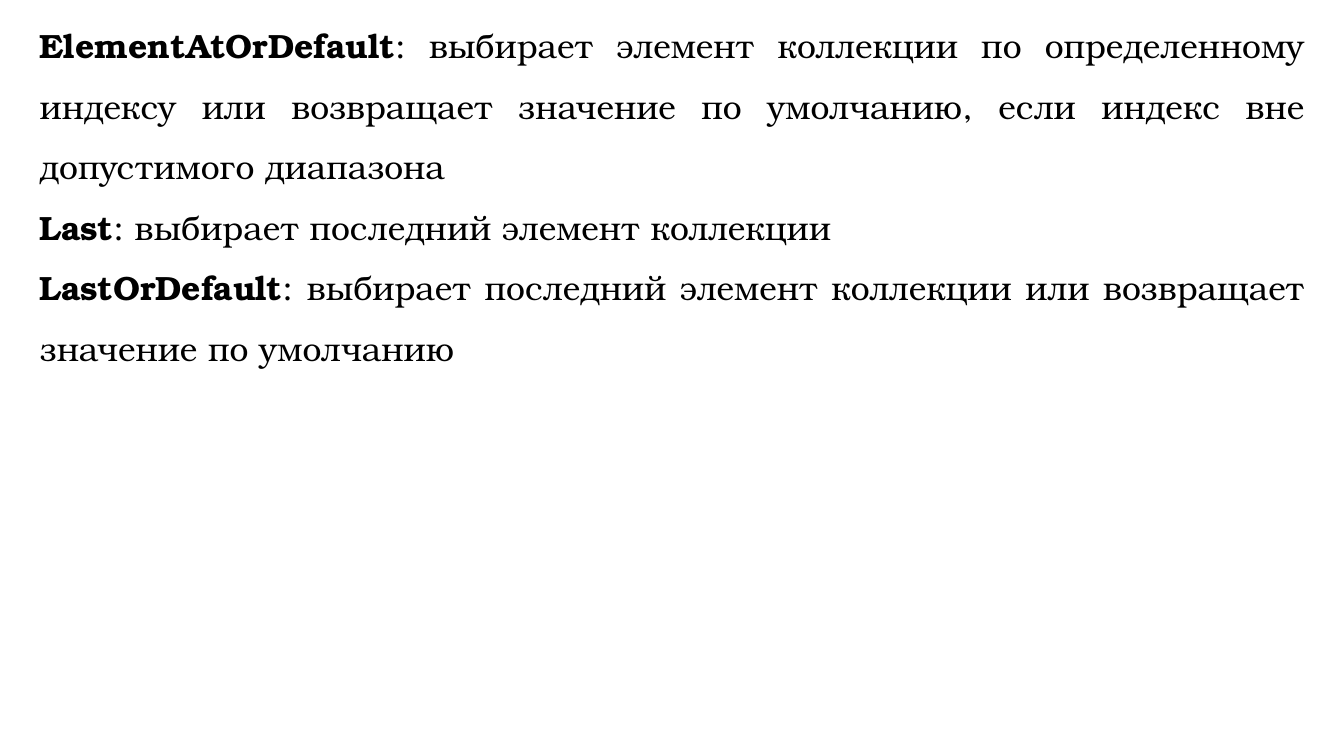
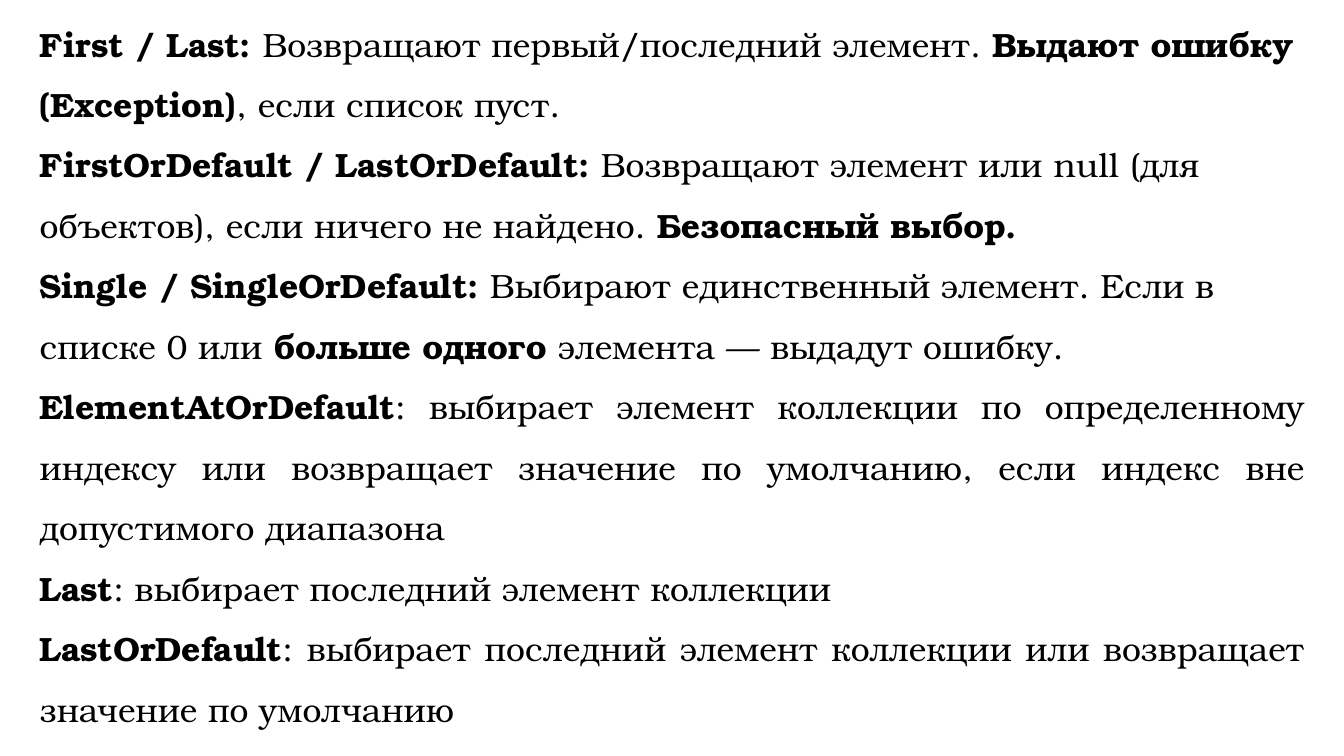
Before and after one commit to DaniilKlyukin/OOP-4, a slide deck: slide 18 of Лекции/ООП 1 лек 7.pptx (slide 9 before the commit). Drawn at 1344x756 pixels with LibreOffice and Linux fonts; fonts in the diff are those of the drawing. Boxes give left, top, right and bottom in pixels: in the first picture for what was removed or moved away, otherwise in the second. Text is boxed around its words. In the diff, an @@ line names an element or a change of style, - is before the commit and + after.

```diff
--- a/Лекции/ООП 1 лек 7.pptx
+++ b/Лекции/ООП 1 лек 7.pptx
@@ text at bbox=[40, 31, 1294, 367]: paragraphs added @@
+First / Last: Возвращают первый/последний элемент. Выдают ошибку (Exception), если список пуст.
+FirstOrDefault / LastOrDefault: Возвращают элемент или null (для объектов), если ничего не найдено. Безопасный выбор.
+Single / SingleOrDefault: Выбирают единственный элемент. Если в списке 0 или больше одного элемента — выдадут ошибку.
```
Also in this commit, not shown: 3 other slides changed, 13 slides added, 2 slides removed.
